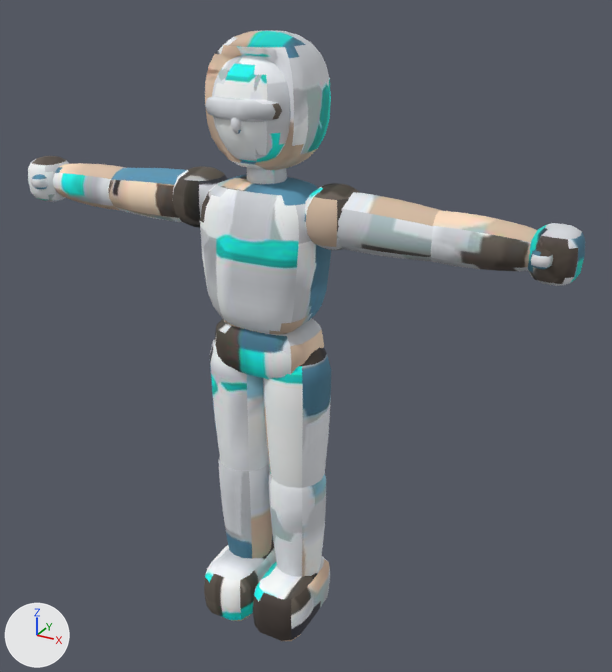
Renders of the glTF model models/rigged/yuna.glb from each side of a commit.
The view is the same before and after, from a 50 mm camera at (1.213, -1.976, 1.995) aimed at (0.085, 0.074, 0.97). Arrows for +X, +Y and +Z are at lower left; the lights stay in place. The older version comes first. Vertices at exactly the same position are counted once.

The older version as bpy lines, for what is in view:
```python
me_p = bpy.data.meshes.new('p')
me_p.from_pydata(...)  # 3034 vertices, 5316 faces; spans x -0.87..0.87, y -0.19..0.18, z -0.01..1.84
me_p.materials.append(mat_yuna_body)  # picture img_yuna_tex
ob_yuna = bpy.data.objects.new('yuna', me_p)
ob_yuna.location = (0.0, 0.0, 0.0)
```
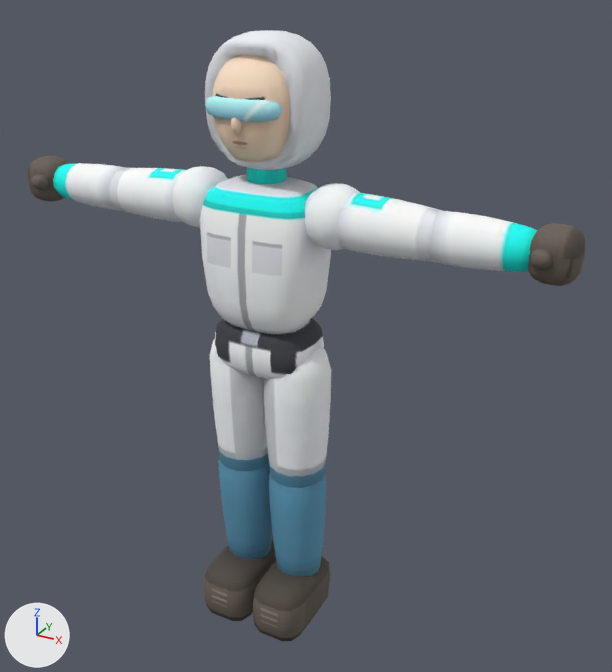
The edits, one by one:
me_p is used by ob_yuna; location (0.0, 0.0, 0.0).
me_p had 3034 vertices, 5316 faces and spanned x -0.87..0.87, y -0.19..0.18, z -0.01..1.84.
me_p now has 2704 vertices, 5316 faces and spans x -0.87..0.87, y -0.19..0.18, z -0.01..1.84.
me_p part 1: 10 vertices moved within x 0.0, y -0.04..0.04, z 0.43..0.8; 201 vertices removed from x -0.18..0.18, y -0.18..0.11, z 0.0..1.03.
me_p part 2: 54 vertices removed from x -0.2..0.24, y -0.07..0.07, z 1.31..1.53.
me_p part 3: 18 vertices removed from x 0.5..0.56, y -0.06..0.06, z 1.33..1.42.
me_p part 4: 4658 kept faces spanning x -0.87..0.87, y -0.19..0.18, z -0.01..1.84 get new texture (UV) coordinates.
Other edits to the shape of me_p do not show in these pictures.

Where the change shows, as pixel boxes [x1, y1, x2, y2] in the pictures (612 x 672 px):
part 1 of me_p, reshaped
    before: [205, 320, 328, 620]
    after: [247, 377, 270, 519]
part 2 of me_p, deleted (mostly hidden)
    before: [247, 168, 360, 224]
part 3 of me_p, deleted
    before: [431, 211, 456, 240]
part 4 of me_p, surface changed
    both: [28, 30, 585, 641]
